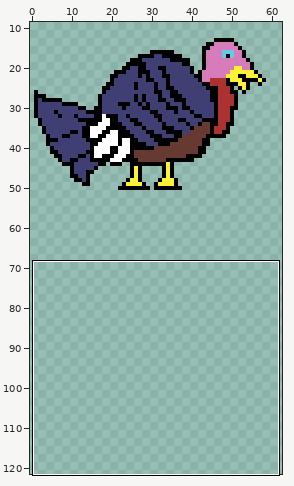
Edited in one commit: pixel-art file (Aseprite-Files/Turkey_03_Spritesheet.aseprite). Above, an overview of the earlier version with the close-up marked.
Close-up. Before:
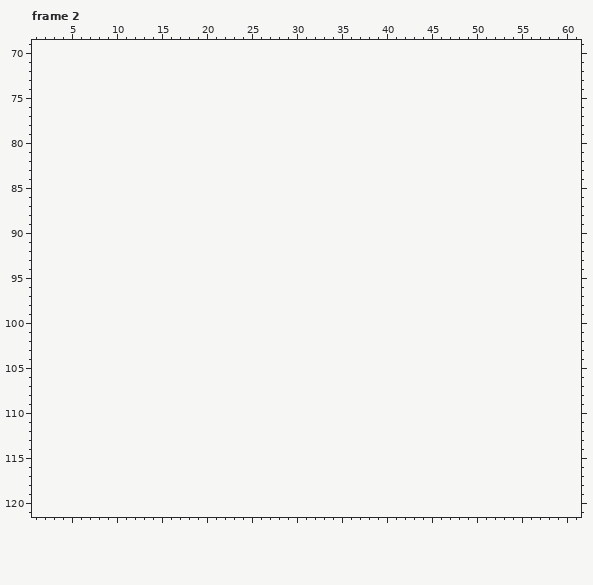
64x64 pixels, 2 frames. Shown: frame 2: x 1..61, y 69..121. The old version is drawn lined up with the new one, on the new canvas. The wide view leaves out empty margins. The commit also changed other frames or places, which this record leaves out.
Palette (. is transparent): 
Pixels before, frame 2 (only the part around the change), first column x 1:
 69 .............................................................
 70 .............................................................
 71 .............................................................
 72 .............................................................
 73 .............................................................
 74 .............................................................
 75 .............................................................
 76 .............................................................
 77 .............................................................
 78 .............................................................
 79 .............................................................
 80 .............................................................
 81 .............................................................
 82 .............................................................
 83 .............................................................
 84 .............................................................
 85 .............................................................
 86 .............................................................
 87 .............................................................
 88 .............................................................
 89 .............................................................
 90 .............................................................
 91 .............................................................
 92 .............................................................
 93 .............................................................
 94 .............................................................
 95 .............................................................
 96 .............................................................
 97 .............................................................
 98 .............................................................
 99 .............................................................
100 .............................................................
101 .............................................................
102 .............................................................
103 .............................................................
104 .............................................................
105 .............................................................
106 .............................................................
107 .............................................................
108 .............................................................
109 .............................................................
110 .............................................................
111 .............................................................
112 .............................................................
113 .............................................................
114 .............................................................
115 .............................................................
116 .............................................................
117 .............................................................
118 .............................................................
119 .............................................................
Now the later version:
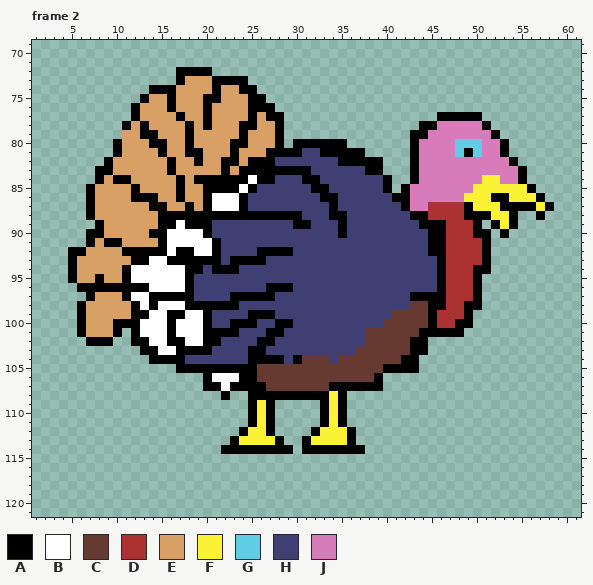
Colours new in this view: A #000000  B #ffffff  C #663931  D #ac3232  E #d9a066  F #fbf236  G #5fcde4  H #3f3f74  J #d77bba
What changed:
canvas 64x64 -> 64x128
Changed rows in their new state; - is an unchanged pixel.
Frame 2:
first column x 5:
 72 ------------AAAA--------------------------------------
 73 ------------AEEEAAAA----------------------------------
 74 ---------AAAEEEEAEEAA---------------------------------
 75 --------AEEAEEEAAEEEAA--------------------------------
 76 -------AEEEAEEEAEEEEAAA-------------------------------
 77 -------AEEEEAEEAEEEEAEAA-----------------AAAAA--------
 78 ------AEAEEEEAEAEEEAAEEA---------------AAJJJJJA-------
 79 ------EEAAEEEAEEEEEAEEEA--------------AAJJJJJJJA------
 80 -----AEEEAAEEAEEEEAAEEEA-AAAAAA-------AJJJJGGGJJA-----
 81 -----AEEEEAEEAAEEEAEEEAAAAHHAAAAA-----AJJJJGAGJJA-----
 82 ----AEEEEEEAEEAEEAAEAAAHHHHHHHAAAAA---AJJJJJJJJJJA----
 83 ---AAEEEEEEAEEEEEAEAAAAAAAAHHHHHHAA---AJJJJJJJJJJJA---
 84 ---AEAAEEEEEAEAAAAAABAAHHHAAHHHHHHHA--AJJJJJJJFFJJA---
 85 --AEEEEAEEEEAEEAAAABAHHHHHHAAHHHHHHA-AJJJJJJJFFFFFFA--
 86 --AEEEEAAAEEAEEABBBAHHHHHHHHAAHHHHHHAAJJJJJJFFFAAFFFA-
 87 --AEEEEEEAAEEAEABBBAHHHHHHHHHAHHHHHHHAJJDDDDAFFFAAAAFA
 88 --AEEEEEEEAAAAAAAAAAAAAAAAHHHAAHHHHHHHAADDDDAAAFFA--A-
 89 ---AEEEEEEAABAAAHHHHHHHHHAAHHHAHHHHHHHHAAADDDA-AFA----
 90 --AAEEEEEAABBBBAHHHHHHHHHHHHHHAHHHHHHHHHAADDDAA-A-----
 91 --AEAAEEEEABBBBBAHHHHHHHHHHHHHHHHHHHHHHHAADDDDA-------
 92 AAEEEEAAAAABAABBAHHHHAAAAHHHHHHHHHHHHHHHAADDDDA-------
 93 AEEEEEEAABBAAAAAAHAAAAHHHHHHHHHHHHHHHHHHHADDDDA-------
 94 AEEEEEABBBBBBAAHAAAHHHHHHHHHHHHHHHHHHHHHHADDDAA-------
 95 AEEAEEABBBBBBAHHHHHHHHHHHHHHHHHHHHHHHHHHHADDDA--------
 96 -AAAAAAAABBBBAHHHHHHHHAAAHHHHHHHHHHHHHHHHADDDA--------
 97 --AEEEABBAAAAAHHHHAAAAAHHHHHHHHHHHHHHHAAAADDDA--------
 98 -AEEEEEABABBBAAAAAAHHHHHHHHHHHHHHHHHHHCCAADDAA--------
 99 -AEEEEEAABBAABBAHHHHAAAHHHHHHHHHHHHHCCCCADDDA---------
100 -AEEEAAABBBABBBAHHAAAHHAAHHHHHHHHHHCCCCCADDAA---------
101 -AEEEA-ABBBABBBAAAAHHHAAHHHHHHHHHCCCCCCAAAAA----------
102 --AAA--AABBAABBAAHHHHAAHHHHHHHHHHCCCCCAA--------------
103 --------AABBAAAAHHHHAAHHHHHHHHHHCCCCCCAA--------------
104 ---------AAAAHHHHHHHAAAAHACCCHCCCCCCCAA---------------
105 ------------AAAAAAAAACCCCCCCCCCCCCCAAAA---------------
106 ---------------ABBBAACCCCCCCCCCCCCA-------------------
107 ---------------AABAAAACCCCCCCAAAAAA-------------------
108 -----------------A--AAAAAAAAAFA-----------------------
109 --------------------AFA-----AFA-----------------------
110 --------------------AFA-----AFA-----------------------
111 --------------------AFA-----AFA-----------------------
112 -------------------AFFA----AFFFA----------------------
113 ------------------AFFFFA--AFFFFA----------------------
114 -----------------AAAAAAAA-AAAAAAA---------------------
